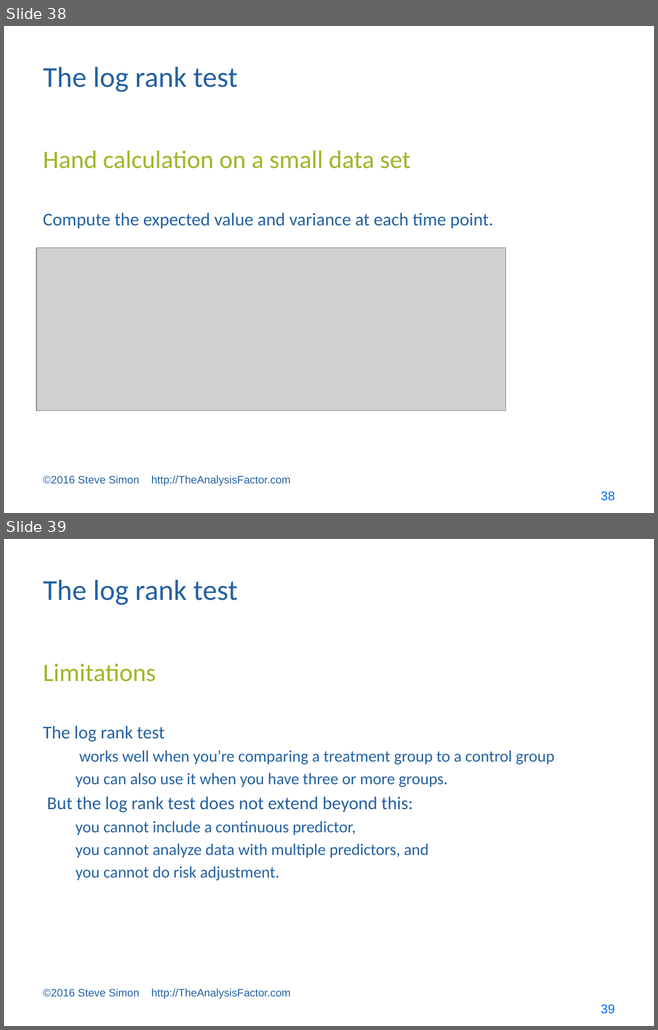
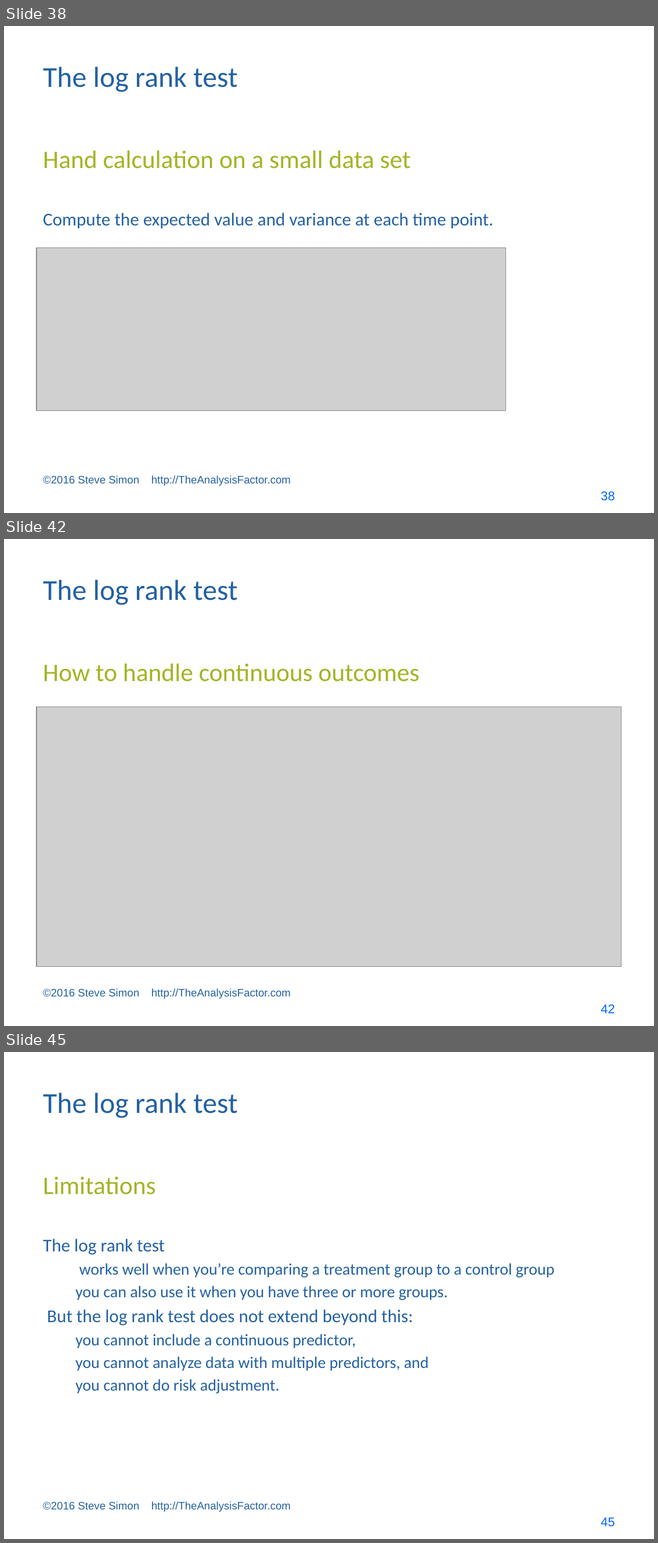
Before and after one commit to pmean/survival-models, a slide deck: bin/survival lecture 1.pptx. Shown one above the other, each under a label of ours: slides 38 and 39 before the commit, slides 38, 42 and 45 after it; the slides between them are not shown. The pictures are 658x1030 and 658x1543 pixels, drawn with LibreOffice and Linux fonts; fonts in the diff are those of the drawing; grey boxes stand for pictures. Boxes give left, top, right and bottom in pixels: in the first picture for what was removed or moved away, otherwise in the second. Text is boxed around its words. In the diff, an @@ line names an element or a change of style, - is before the commit and + after.

```diff
--- a/bin/survival lecture 1.pptx
+++ b/bin/survival lecture 1.pptx
@@ slide 42 added at (x1=4, y1=539, x2=654, y2=1026), background #FFFFFF @@
@@ title added at (x1=43, y1=580, x2=237, y2=605), 32 pt, text #2361A1 @@
+The log rank test
@@ text added at (x1=43, y1=663, x2=419, y2=682), 28 pt, text #A2B525 @@
+How to handle continuous outcomes
@@ picture added at (x1=36, y1=707, x2=621, y2=966) @@
@@ text added at (x1=43, y1=988, x2=291, y2=999), 12 pt, text #2361A1 @@
+©2016 Steve Simon http://TheAnalysisFactor.com
@@ page number added at (x1=600, y1=1004, x2=614, y2=1013), 14 pt, text #0066FF @@
+42
@@ what was slide 39 is now slide 45 @@
@@ page number at (x1=600, y1=1518, x2=614, y2=1527): text changed @@
-39
+45
```
Also in this commit, not shown: 5 other slides added, 3 other files.
